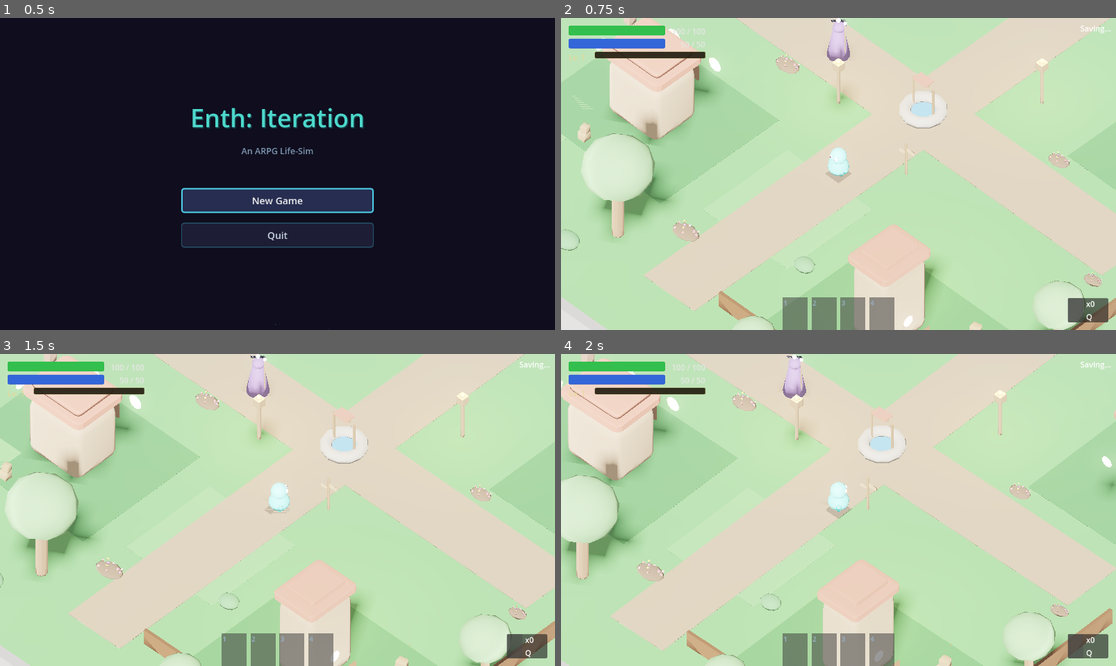
Above: before the commit, frames 1-4 (two rows, left to right).
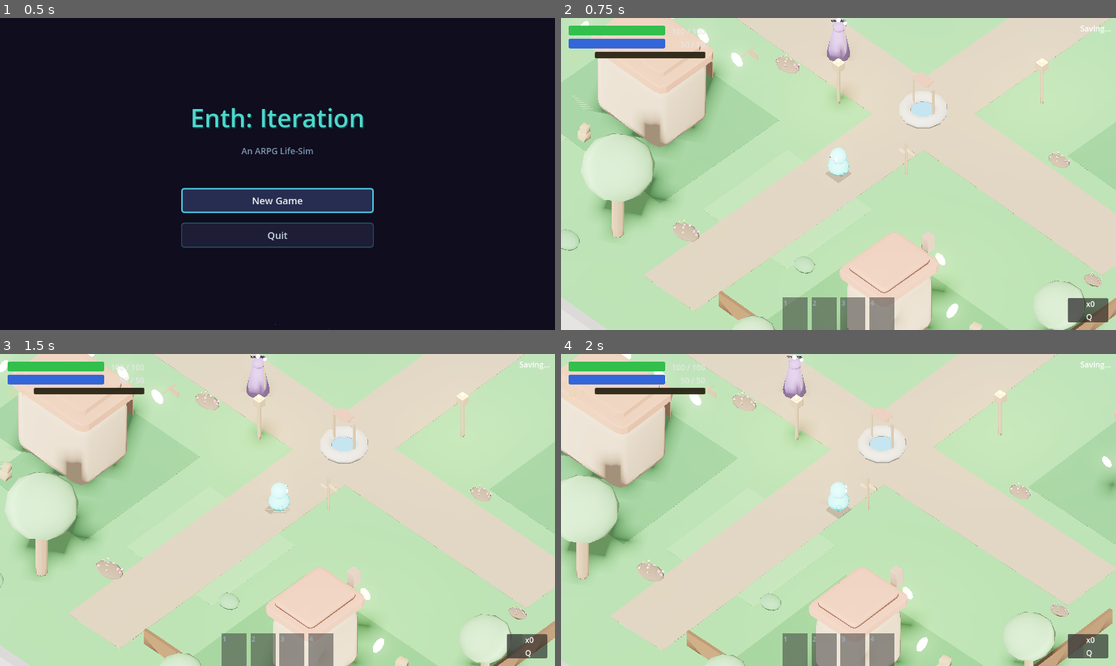
Above: after the commit, the same moments.

Repository: hwashburn1011/enth-iteration
Game: Godot game, scene res://scenes/main/MainMenu.tscn
The game is run twice, just before and just after one commit, with the same random seed, the same clock (stepped at 60 frames per second) and the same inputs.
Inputs (mouse positions are in pixels of both pictures, inside the frame that each line leads up to):
- Up to frame 1 (0.5 s): no input
- Up to frame 2 (0.75 s): click "New Game" at 0.5 s
- Up to frame 3 (1.5 s): tap Enter at 1.25 s; move the mouse to (399, 494) at 1.27 s; hold D (move_right) from 1.28 s (still down); tap 1 (ability_1) at 1.35 s; click (399, 494) at 1.42 s
- Up to frame 4 (2 s): keep holding D (move_right)

Frame 1 is identical in both runs. In frame 2, 4.0% of the frame differs, in the area x 3-72%, y 0-100%; in frame 3, 4.0%; in frame 4, 3.6%.

Commit message:
visual+feel: NPC idle anim, exit barrier dissolve, tavern model
NPC idle: gentle sine-wave bob + sway on model node. Makes NPCs
feel alive instead of static.

Exit barrier: red pulsing semi-transparent energy wall with dissolve
animation when room is cleared. Visible combat lock indicator.

Tavern: new Blender building — wider body, double doors, 3 front
windows + side window (all glowing), hanging sign, chimney. Replaces
one duplicate building in town.

Total Blender models: 28

Co-Authored-By: Claude Opus 4.6 (1M context) <noreply@anthropic.com>

Diff:
--- a/scenes/dungeon/rooms/combat/exit_barrier.gd
+++ b/scenes/dungeon/rooms/combat/exit_barrier.gd
@@ -1,11 +1,43 @@
 class_name ExitBarrier
 extends StaticBody3D
-## Blocks exit until room is cleared, then disappears.
+## Blocks exit until room is cleared, then dissolves with effect.
 
 @onready var _mesh: MeshInstance3D = get_child(0) as MeshInstance3D
+var _energy_mat: StandardMaterial3D = null
+
+
+func _ready() -> void:
+	# Apply red energy wall material
+	_energy_mat = StandardMaterial3D.new()
+	_energy_mat.albedo_color = Color(0.8, 0.1, 0.1, 0.5)
+	_energy_mat.transparency = BaseMaterial3D.TRANSPARENCY_ALPHA
+	_energy_mat.emission_enabled = true
+	_energy_mat.emission = Color(0.7, 0.05, 0.05)
+	_energy_mat.emission_energy_multiplier = 1.5
+	_energy_mat.shading_mode = BaseMaterial3D.SHADING_MODE_UNSHADED
+	if _mesh:
+		_mesh.material_override = _energy_mat
+
+
+func _process(_delta: float) -> void:
+	# Pulse the barrier
+	if _energy_mat and visible:
+		var pulse: float = 0.4 + sin(Time.get_ticks_msec() * 0.004) * 0.15
+		_energy_mat.albedo_color.a = pulse
 
 
 func open() -> void:
+	# Dissolve animation
+	if _energy_mat:
+		var tween: Tween = create_tween()
+		tween.tween_property(_energy_mat, "albedo_color:a", 0.0, 0.5)
+		tween.parallel().tween_property(_energy_mat, "emission_energy_multiplier", 0.0, 0.5)
+		tween.tween_callback(_finish_open)
+	else:
+		_finish_open()
+
+
+func _finish_open() -> void:
 	visible = false
 	collision_layer = 0
 	collision_mask = 0
--- a/scenes/entities/npcs/npc_base.gd
+++ b/scenes/entities/npcs/npc_base.gd
@@ -40,6 +40,11 @@
 	# Pulse the interaction indicator
 	if _interact_indicator and _interact_indicator.visible:
 		_interact_indicator.position.y = _indicator_base_y + sin(Time.get_ticks_msec() * 0.005) * 0.1
+	# Idle breathing animation on model
+	if _model:
+		var t: float = Time.get_ticks_msec() * 0.002
+		_model.position.y = sin(t) * 0.03  # Gentle vertical bob
+		_model.rotation.y = sin(t * 0.7) * 0.02  # Subtle sway
 
 
 func _on_body_entered(body: Node3D) -> void:
--- a/scenes/town/town.gd
+++ b/scenes/town/town.gd
@@ -196,8 +196,8 @@
 	var building_models: Array[String] = [
 		"res://assets/models/buildings/cottage_01.glb",
 		"res://assets/models/buildings/workshop_01.glb",
+		"res://assets/models/buildings/tavern_01.glb",
 		"res://assets/models/buildings/cottage_01.glb",
-		"res://assets/models/buildings/workshop_01.glb",
 	]
 	var building_rotations: Array[float] = [0, 0, PI, PI / 2.0]
 	for i: int in range(1, 5):
Binary file added: assets/models/buildings/tavern_01.glb
